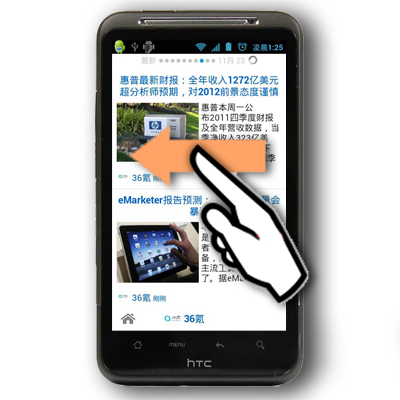
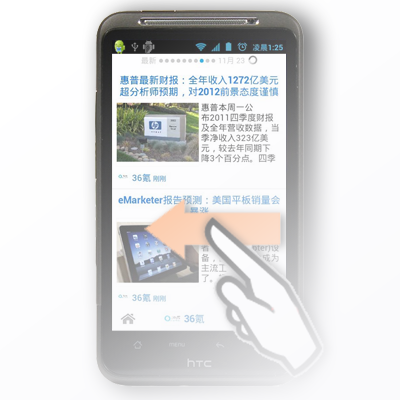
The second 400x400 image is a revision of the first. Changes to its layers:
added layer "Gradient Fill 1" above "Layer 4" over bbox(0, 0, 400, 400)
painted on "Layer 4" over bbox(129, 125, 325, 380)
